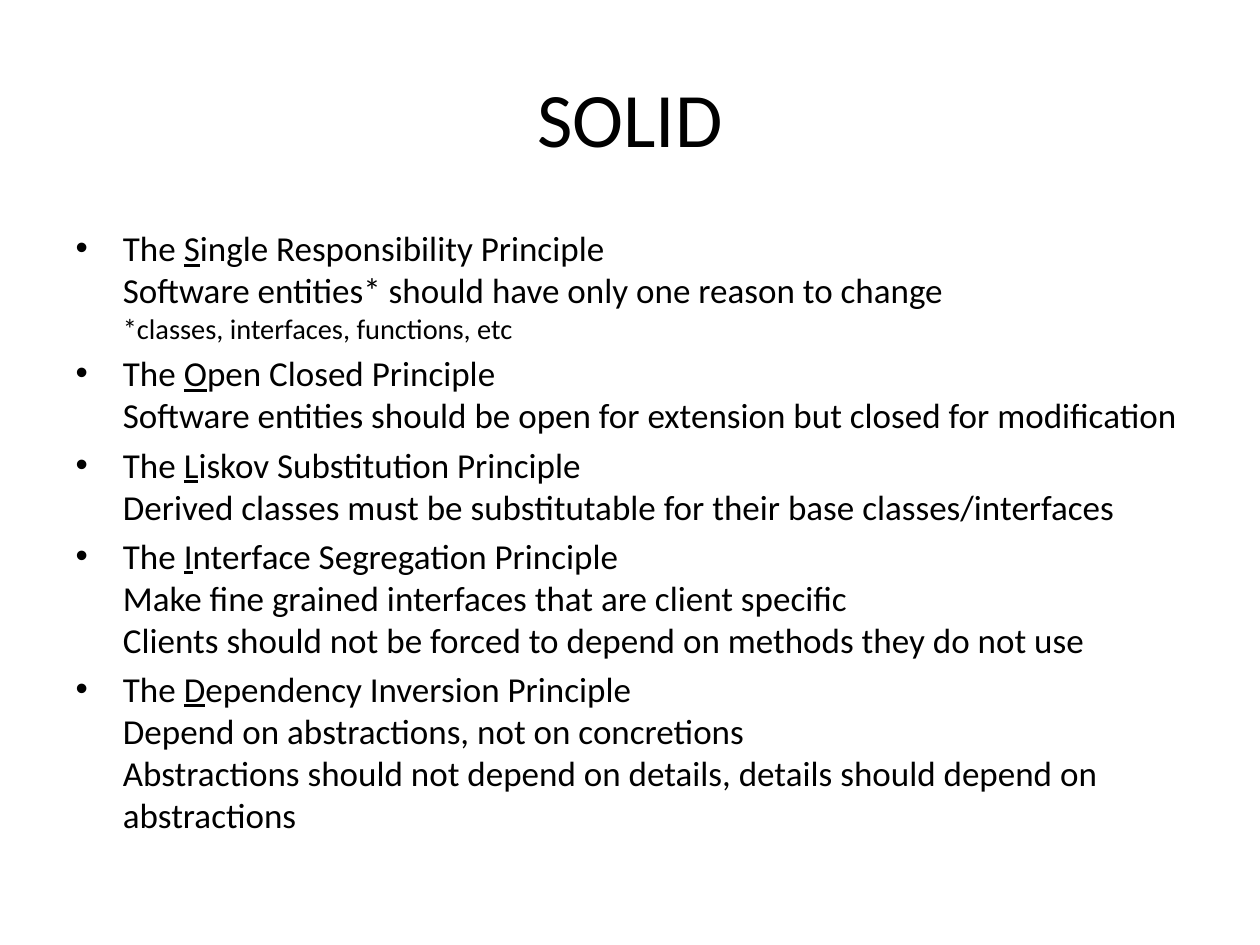
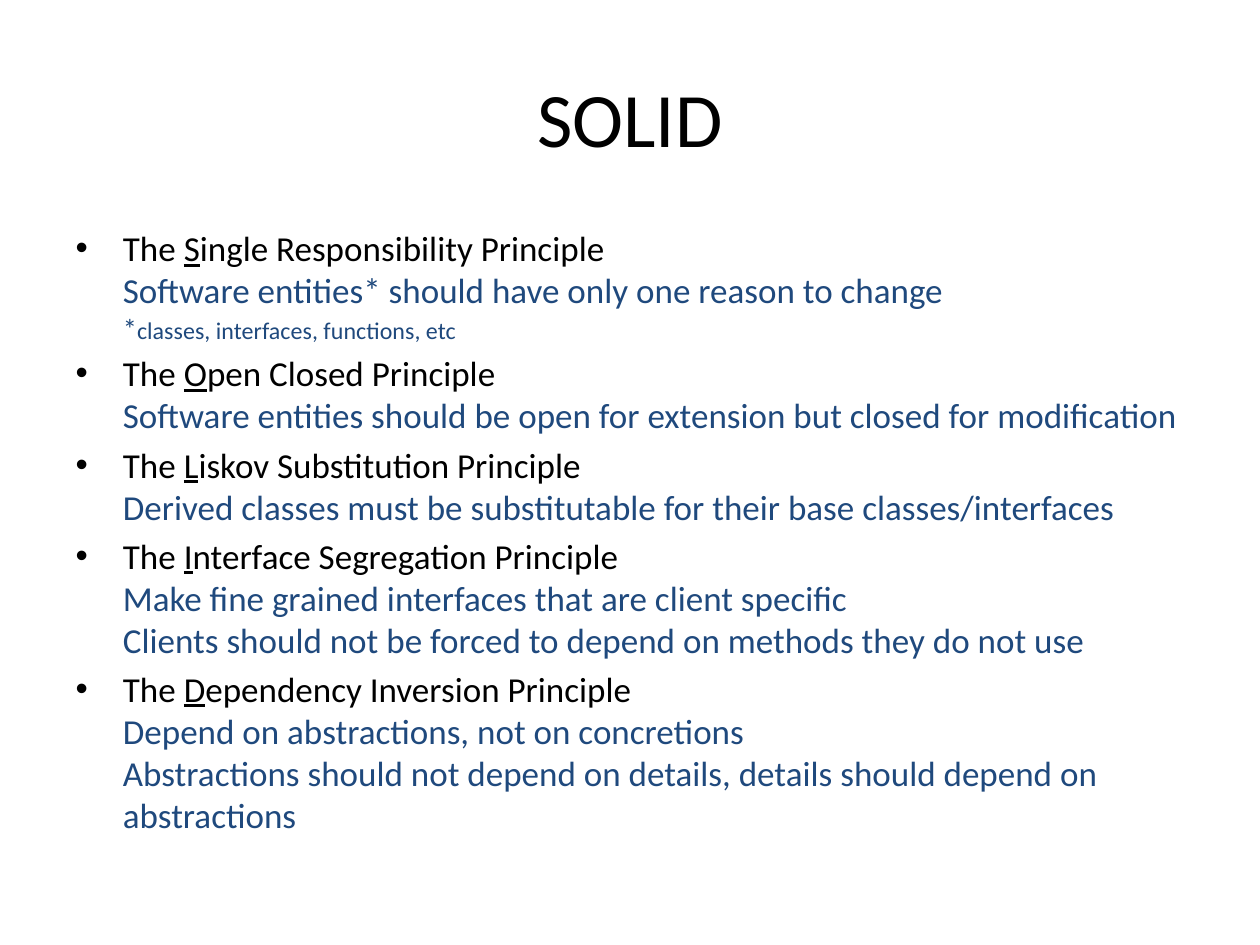
Before and after one commit to mlidbom/CSharpElevate, a slide deck: slide 2 of CSharp3.pptx (slide 1 before the commit). Drawn at 1260x945 pixels with LibreOffice and Linux fonts; fonts in the diff are those of the drawing. Boxes give left, top, right and bottom in pixels: in the first picture for what was removed or moved away, otherwise in the second. Text is boxed around its words. In the diff, an @@ line names an element or a change of style, - is before the commit and + after.

```diff
--- a/CSharp3.pptx
+++ b/CSharp3.pptx
@@ text "The Single Responsibility Principle Software ..." at (123, 236, 1176, 829): size 16.2 to 13.8 pt in "*classes, interfaces, functions, etc"; text colour #000000 to #1F497D in "Software entities* should have only one reason ...", "Software entities should be open for extension ...", "Derived classes must be substitutable for their ...", "Make fine grained interfaces that are client ..." and 1 more places @@
```
Also in this commit, not shown: 4 other slides changed.
